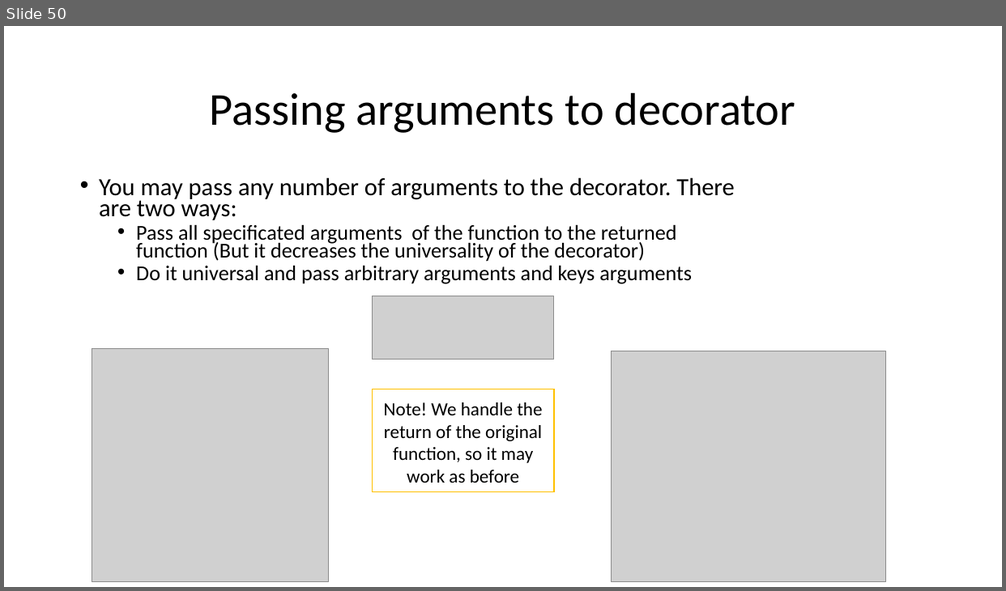
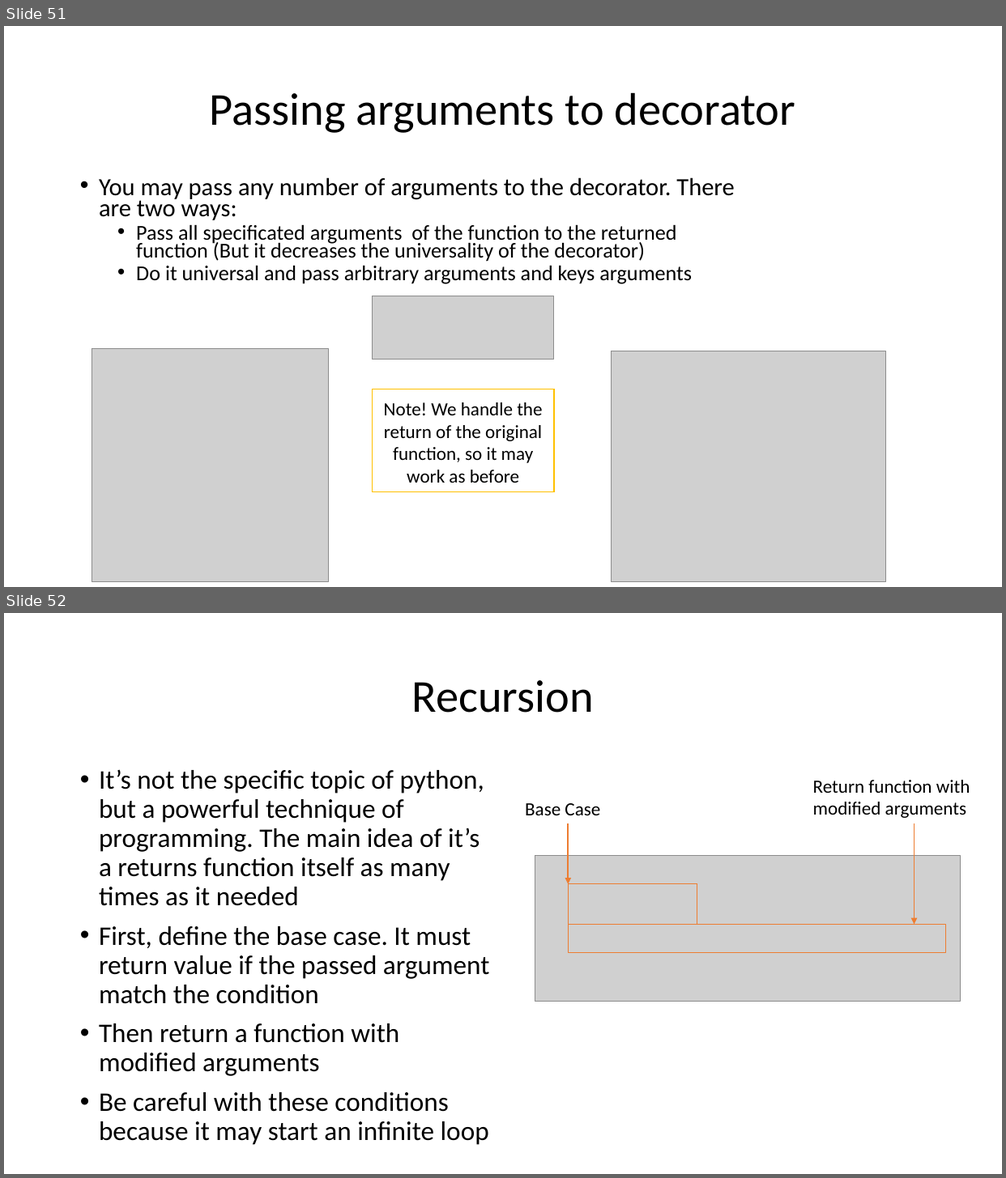
Before and after one commit to WonderLuc/brother-bootcamp, a slide deck: python 101/python_101.pptx. Shown one above the other, each under a label of ours: slide 50 before the commit, slides 51 and 52 after it. The pictures are 1006x591 and 1006x1178 pixels, drawn with LibreOffice and Linux fonts; fonts in the diff are those of the drawing; grey boxes stand for pictures; background and template pictures are left out. Boxes give left, top, right and bottom in pixels: in the first picture for what was removed or moved away, otherwise in the second. Text is boxed around its words. In the diff, an @@ line names an element or a change of style, - is before the commit and + after.

Commit message:
feat: add tuples and recursion blocks

```diff
--- a/python 101/python_101.pptx
+++ b/python 101/python_101.pptx
@@ slide 52 added at <box>4,613,1002,1174</box>, background picture (left out) @@
@@ title added at <box>412,680,594,713</box>, 44 pt, text #000000 @@
+Recursion
@@ text added at <box>99,769,490,1145</box>, 25.9 pt, text #000000 @@
+• It’s not the specific topic of python, but a powerful technique of programming. The main idea of it’s a returns function itself as many times as it needed
+• First, define the base case. It must return value if the passed argument match the condition
+• Then return a function with modified arguments
+• Be careful with these conditions because it may start an infinite loop
@@ text added at <box>813,780,970,818</box>, 18 pt, text #000000 @@
+Return function with modified arguments
@@ text added at <box>525,803,600,815</box>, 18 pt, text #000000 @@
+Base Case
@@ arrow added from (569, 824) to (569, 884), #ED7D31 1.5 pt @@
@@ arrow added from (914, 824) to (914, 924), #ED7D31 1.5 pt @@
@@ picture added at <box>535,856,961,1002</box> @@
@@ rectangle added at <box>569,884,697,924</box>, outline #ED7D31 1 pt @@
@@ rectangle added at <box>569,924,946,953</box>, outline #ED7D31 0.75 pt @@
@@ what was slide 50 is now slide 51 @@
```
Also in this commit, not shown: 1 slide changed, 2 other slides added, 2 other files.
